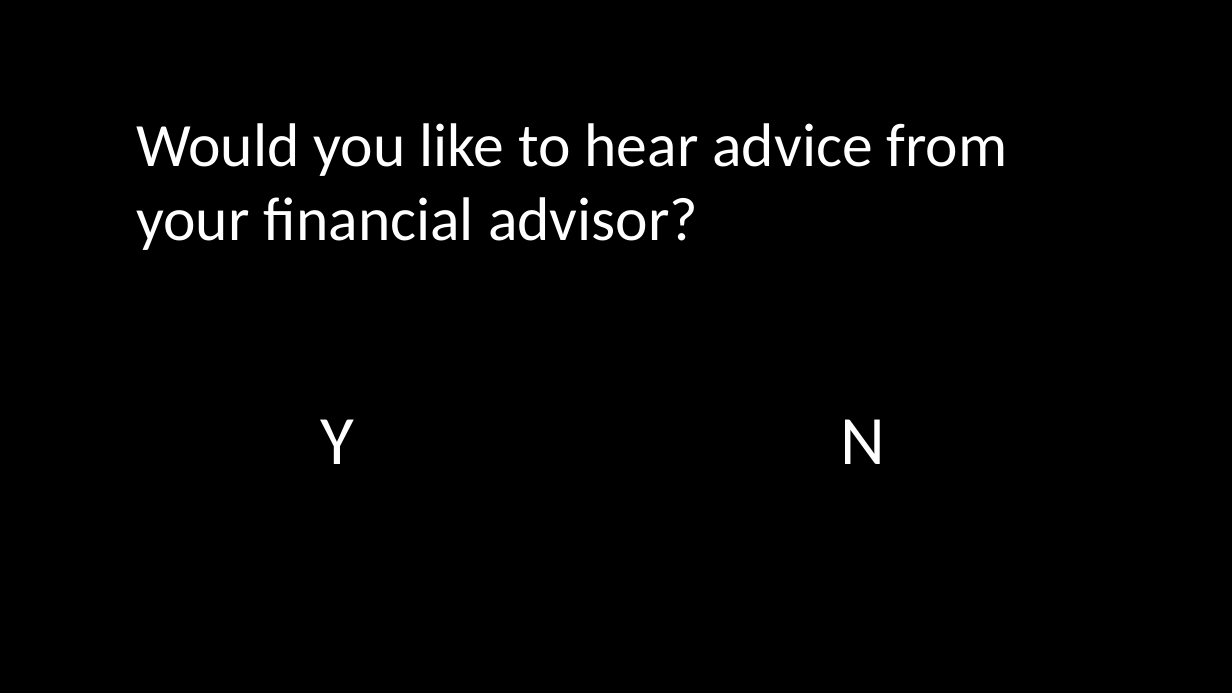
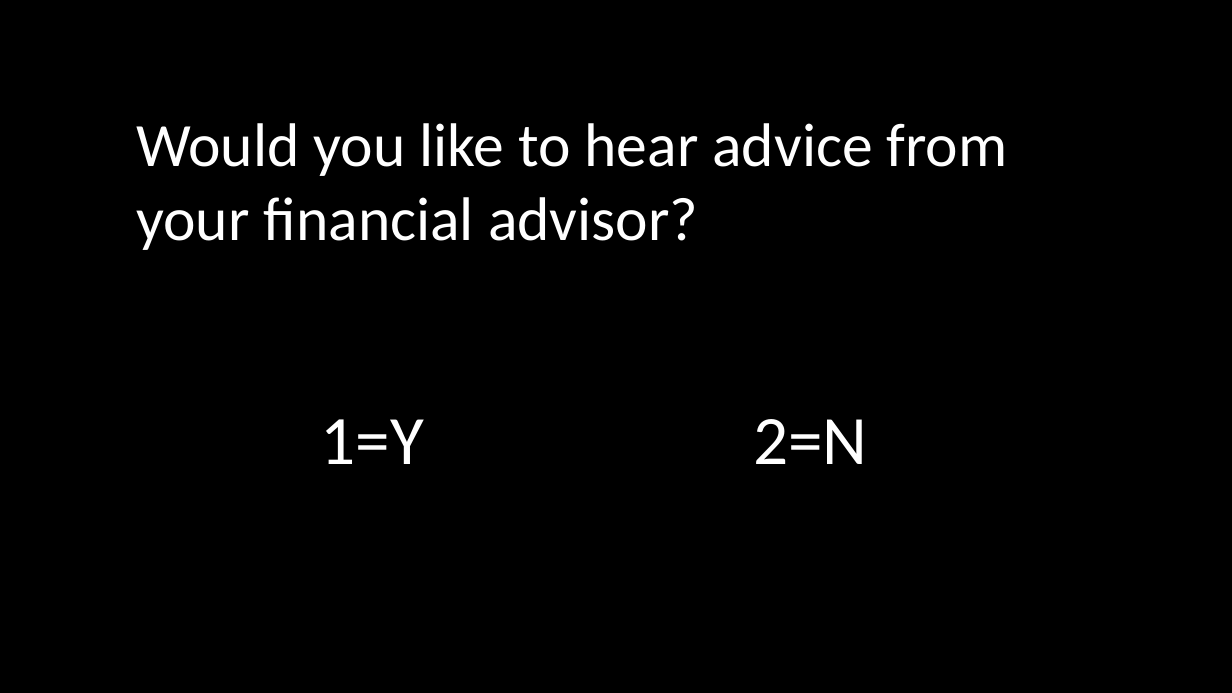
Before and after one commit to fareri-lab/GamblingAdviceTask, a slide deck: slide 5 of ExamplePpt.pptx. Drawn at 1232x693 pixels with LibreOffice and Linux fonts; fonts in the diff are those of the drawing. Boxes give left, top, right and bottom in pixels: in the first picture for what was removed or moved away, otherwise in the second. Text is boxed around its words. In the diff, an @@ line names an element or a change of style, - is before the commit and + after.

```diff
--- a/ExamplePpt.pptx
+++ b/ExamplePpt.pptx
@@ text at <box>321,419,867,464</box>: text changed @@
-Y N
+1=Y 2=N
```
Also in this commit, not shown: 1 other file.
